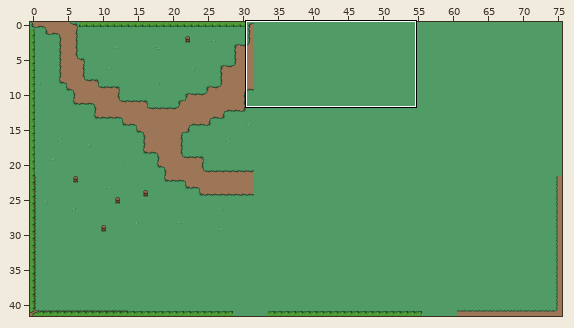
Tiled map -- assets/sprites/mystic_woods_free_2.1/map.tmx. The first picture is a wide view before the edit; the outline marks the close-up.
Close-up. Before:
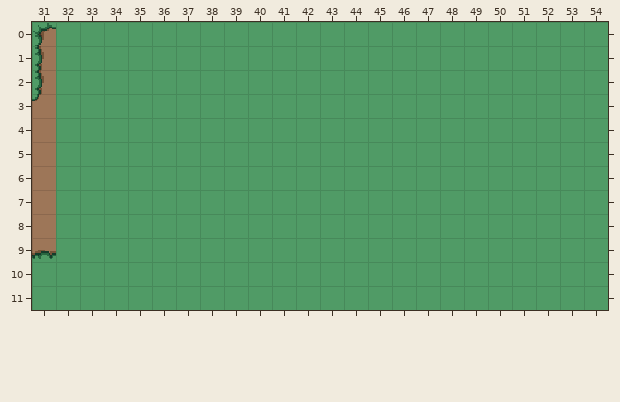
Cells are 16x16 px. Shown: x 31..54, y 0..11. The commit also changed other parts of the map, which this record leaves out.
The result:
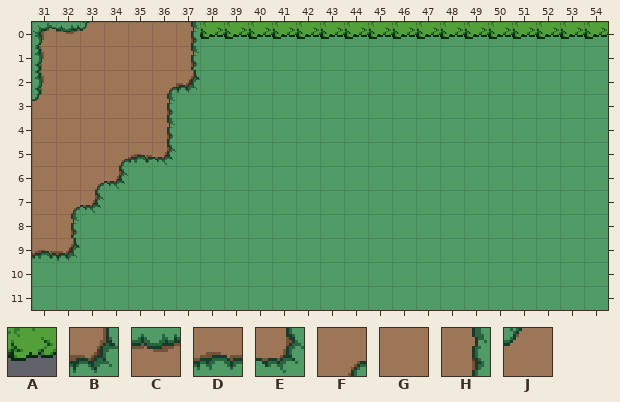
Key: from "objects": A 121 turned 90; from "plains?": B 1 turned 180, C 2, D 2 turned 180, E 3 turned 90, F 4, G 8, H 9, J 10 flipped left-right.
_ is an empty cell.
What changed:
{"where": "layer \"delete2\""}
{"y":0,"x":38,"old":"_________________","new":"AAAAAAAAAAAAAAAAA"}
{"where": "layer \"tropa borders\""}
{"y":0,"x":32,"old":"______","new":"CJGGGH"}
{"y":1,"x":32,"old":"______","new":"GGGGGH"}
{"y":2,"x":32,"old":"______","new":"GGGGFB"}
{"y":3,"x":32,"old":"_____","new":"GGGGH"}
{"y":4,"x":32,"old":"_____","new":"GGGGH"}
{"y":5,"x":32,"old":"_____","new":"GGFDE"}
{"y":6,"x":32,"old":"___","new":"GFE"}
{"y":7,"x":32,"old":"__","new":"FE"}
{"y":8,"x":32,"old":"_","new":"H"}
{"y":9,"x":32,"old":"_","new":"B"}
